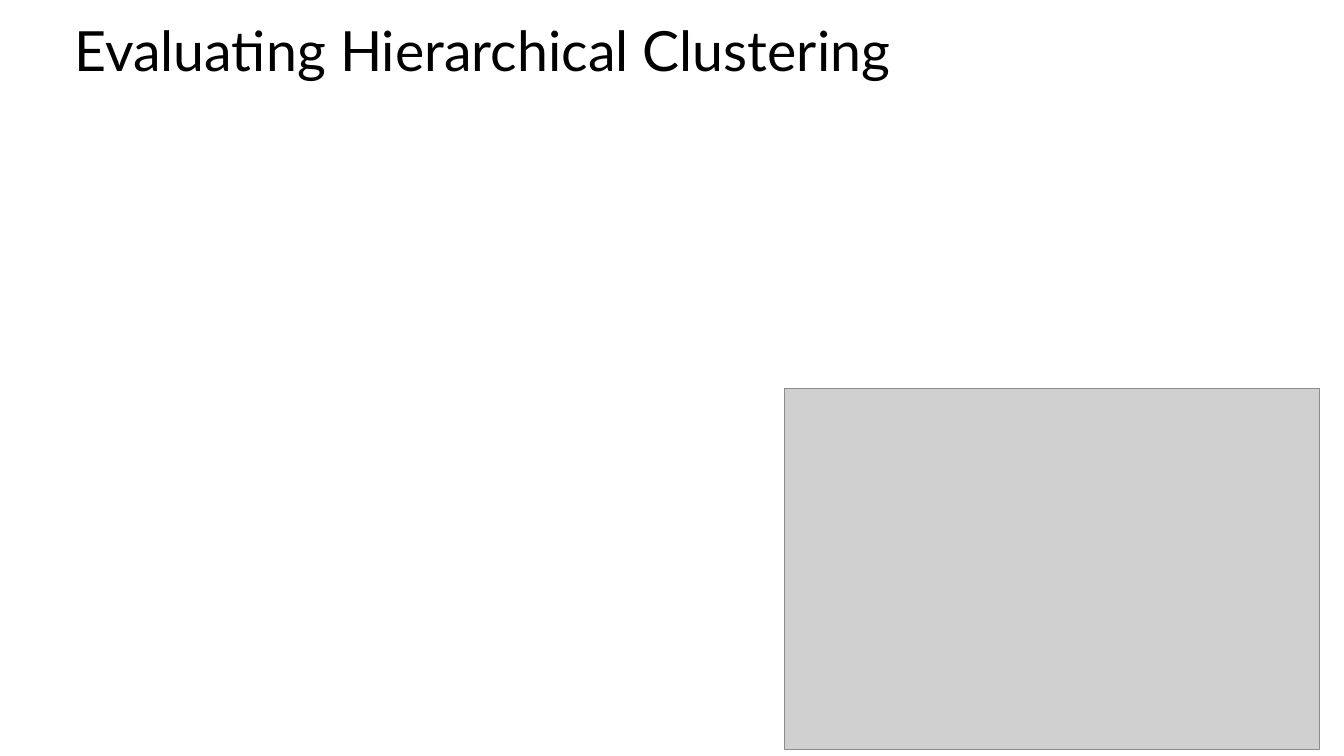
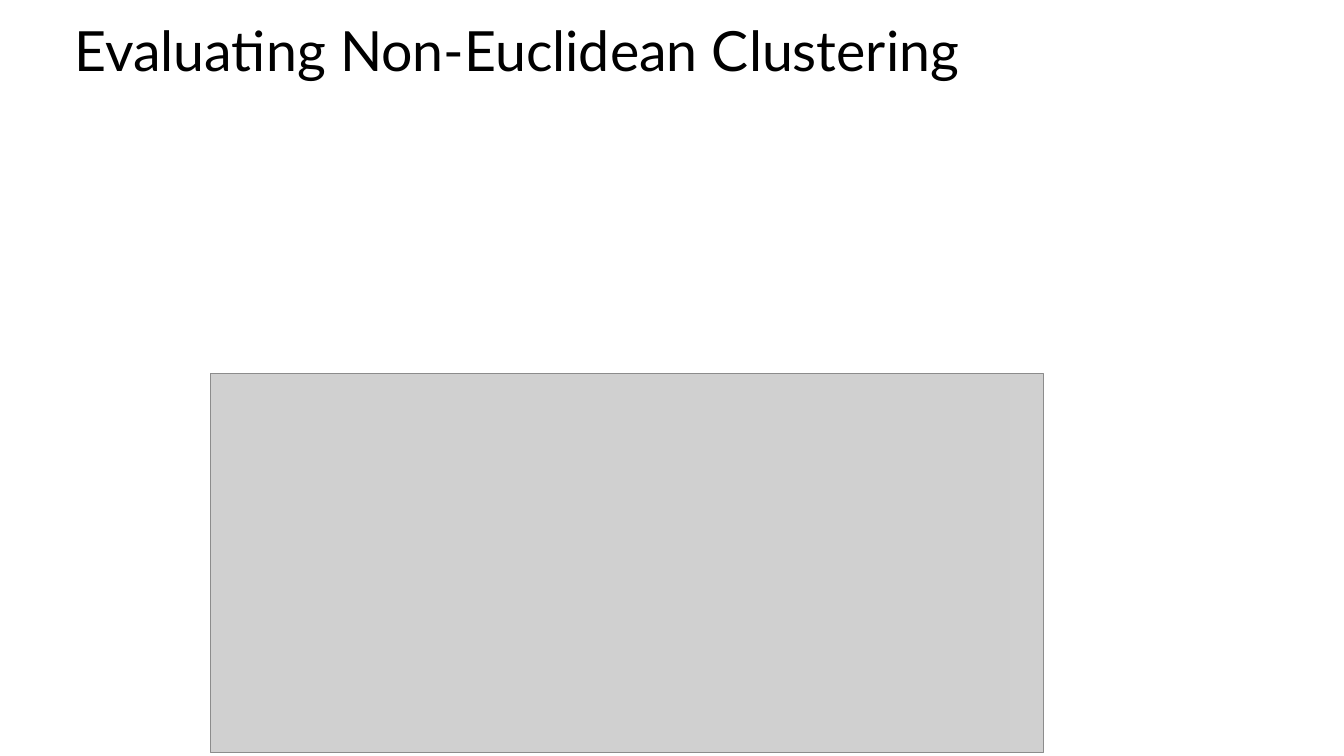
Before and after one commit to StephenElston/CSCI-E-108, a slide deck: slide 59 of slides/9_IntroductionToClustering_Part1.pptx (slide 50 before the commit). Drawn at 1344x756 pixels with LibreOffice and Linux fonts; fonts in the diff are those of the drawing; grey boxes stand for pictures. Boxes give left, top, right and bottom in pixels: in the first picture for what was removed or moved away, otherwise in the second. Text is boxed around its words. In the diff, an @@ line names an element or a change of style, - is before the commit and + after.

Commit message:
Added evaluation slides, corrected typos

```diff
--- a/slides/9_IntroductionToClustering_Part1.pptx
+++ b/slides/9_IntroductionToClustering_Part1.pptx
@@ title at [74,30,959,81]: text changed @@
-Evaluating Hierarchical Clustering
+Evaluating Non-Euclidean Clustering
@@ picture added at [211,373,1044,753] @@
@@ picture removed at [785,388,1321,750] @@
```
Also in this commit, not shown: 11 other slides changed, 13 slides added.
